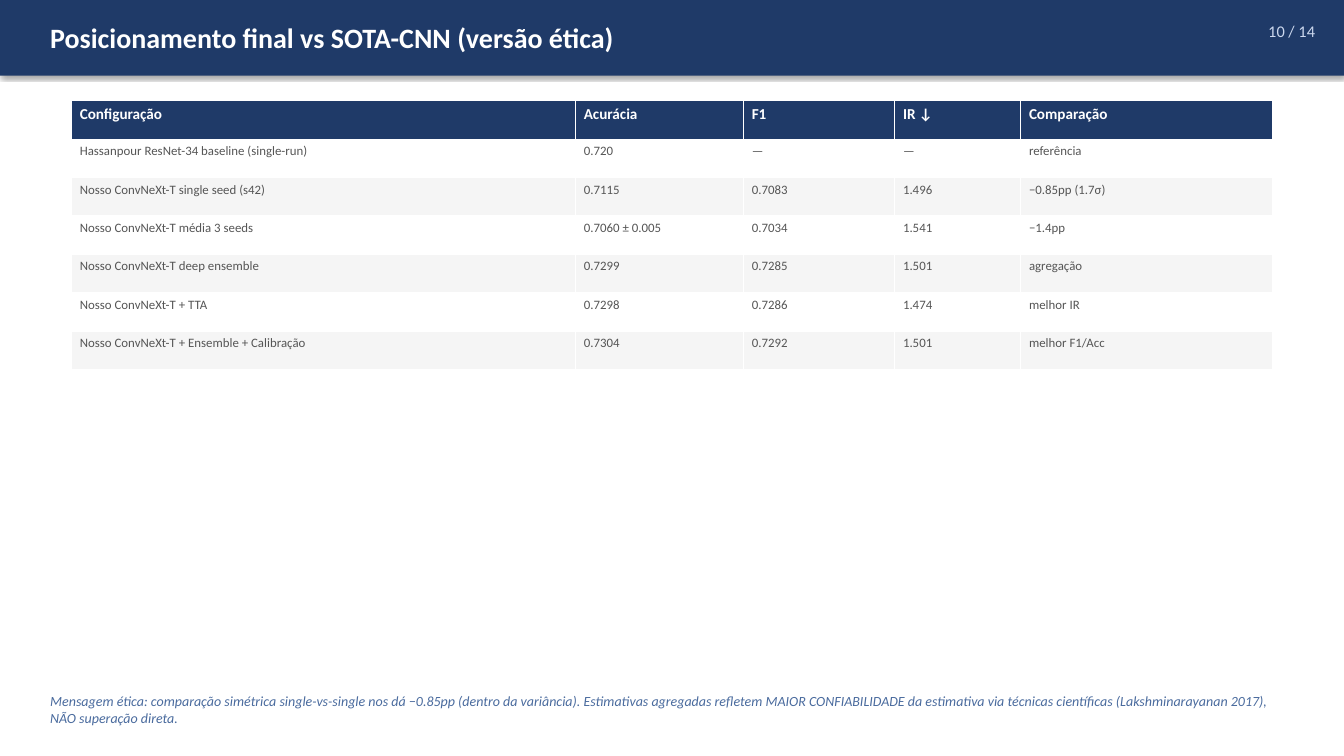
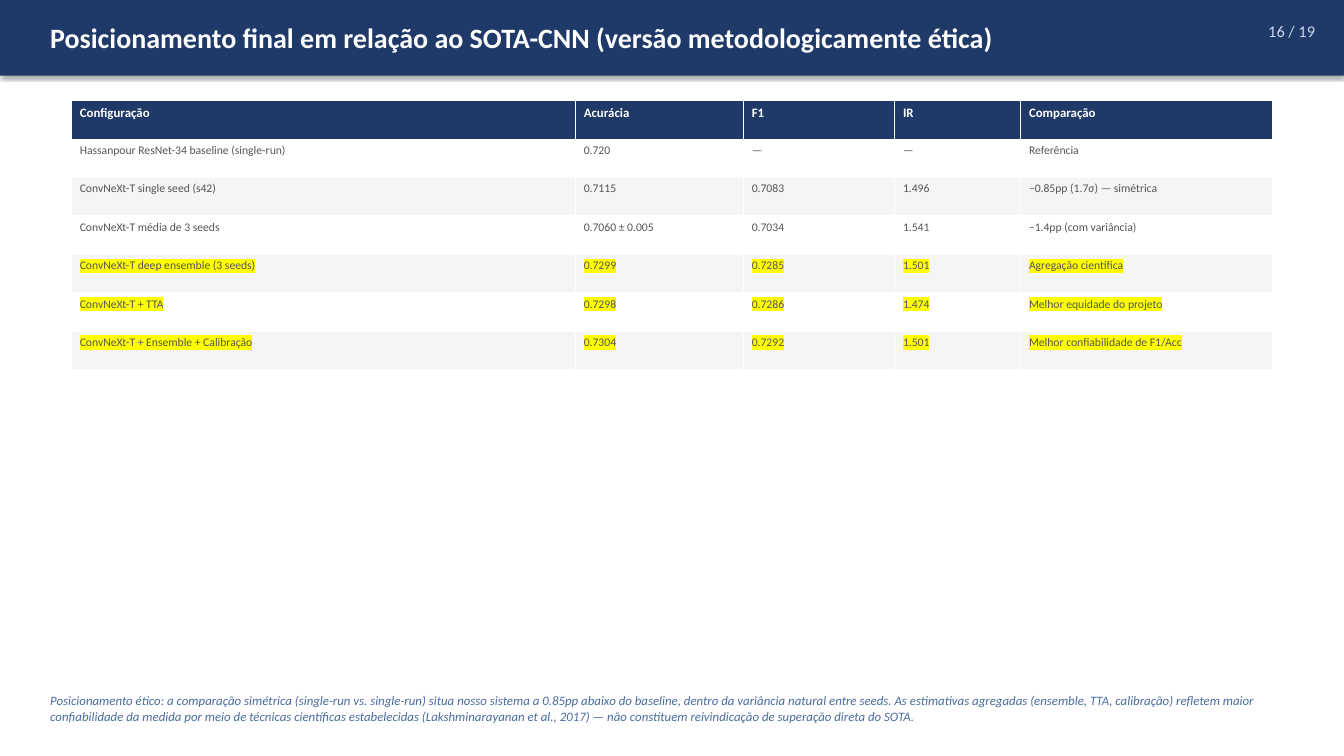
Before and after one commit to marcellozzetti/Facial-Recognition-Models-Mitigating-Bias, a slide deck: slide 16 of docs/apresentações/apresentacao_orientador_2026-05-24.pptx (slide 10 before the commit). Drawn at 1344x756 pixels with LibreOffice and Linux fonts; fonts in the diff are those of the drawing. Boxes give left, top, right and bottom in pixels: in the first picture for what was removed or moved away, otherwise in the second. Text is boxed around its words. In the diff, an @@ line names an element or a change of style, - is before the commit and + after.

```diff
--- a/docs/apresentações/apresentacao_orientador_2026-05-24.pptx
+++ b/docs/apresentações/apresentacao_orientador_2026-05-24.pptx
@@ text at [50,27,992,53]: text changed @@
-Posicionamento final vs SOTA-CNN (versão ética)
+Posicionamento final em relação ao SOTA-CNN (versão metodologicamente ética)
@@ text at [1268,26,1315,37]: text changed @@
-10 / 14
+16 / 19
@@ table at [71,101,1273,370] @@
-row 1, column 4: IR ↓
+row 1, column 4: IR
-row 2, column 5: referência
+row 2, column 5: Referência
-row 3, column 1: Nosso ConvNeXt-T single seed (s42)
+row 3, column 1: ConvNeXt-T single seed (s42)
-row 3, column 5: −0.85pp (1.7σ)
+row 3, column 5: −0.85pp (1.7σ) — simétrica
-row 4, column 1: Nosso ConvNeXt-T média 3 seeds
+row 4, column 1: ConvNeXt-T média de 3 seeds
-row 4, column 5: −1.4pp
+row 4, column 5: −1.4pp (com variância)
-row 5, column 1: Nosso ConvNeXt-T deep ensemble
+row 5, column 1: ConvNeXt-T deep ensemble (3 seeds)
-row 5, column 5: agregação
+row 5, column 5: Agregação científica
-row 6, column 1: Nosso ConvNeXt-T + TTA
+row 6, column 1: ConvNeXt-T + TTA
-row 6, column 5: melhor IR
+row 6, column 5: Melhor equidade do projeto
-row 7, column 1: Nosso ConvNeXt-T + Ensemble + Calibração
+row 7, column 1: ConvNeXt-T + Ensemble + Calibração
-row 7, column 5: melhor F1/Acc
+row 7, column 5: Melhor confiabilidade de F1/Acc
@@ size 13 to 11 pt in "Configuração", "Acurácia", "F1", "Comparação" @@
@@ size 11 to 10 pt in "Hassanpour ResNet-34 baseline (single-run)", "0.720", "—", "—" and 15 more places @@
@@ highlight none to #FFFF00 in "0.7299", "0.7285", "1.501", "0.7298" and 5 more places @@
@@ text at [50,696,1254,723]: text changed; size 12 to 11 pt @@
-Mensagem ética: comparação simétrica single-vs-single nos dá −0.85pp (dentro da variância). Estimativas agregadas refletem MAIOR CONFIABILIDADE da estimativa via técnicas científicas (Lakshminarayanan 2017), NÃO superação direta.
+Posicionamento ético: a comparação simétrica (single-run vs. single-run) situa nosso sistema a 0.85pp abaixo do baseline, dentro da variância natural entre seeds. As estimativas agregadas (ensemble, TTA, calibração) refletem maior confiabilidade da medida por meio de técnicas científicas estabelecidas (Lakshminarayanan et al., 2017) — não constituem reivindicação de superação direta do SOTA.
```
Also in this commit, not shown: 12 other slides changed, 6 slides added, 1 slide removed, 1 other file.
